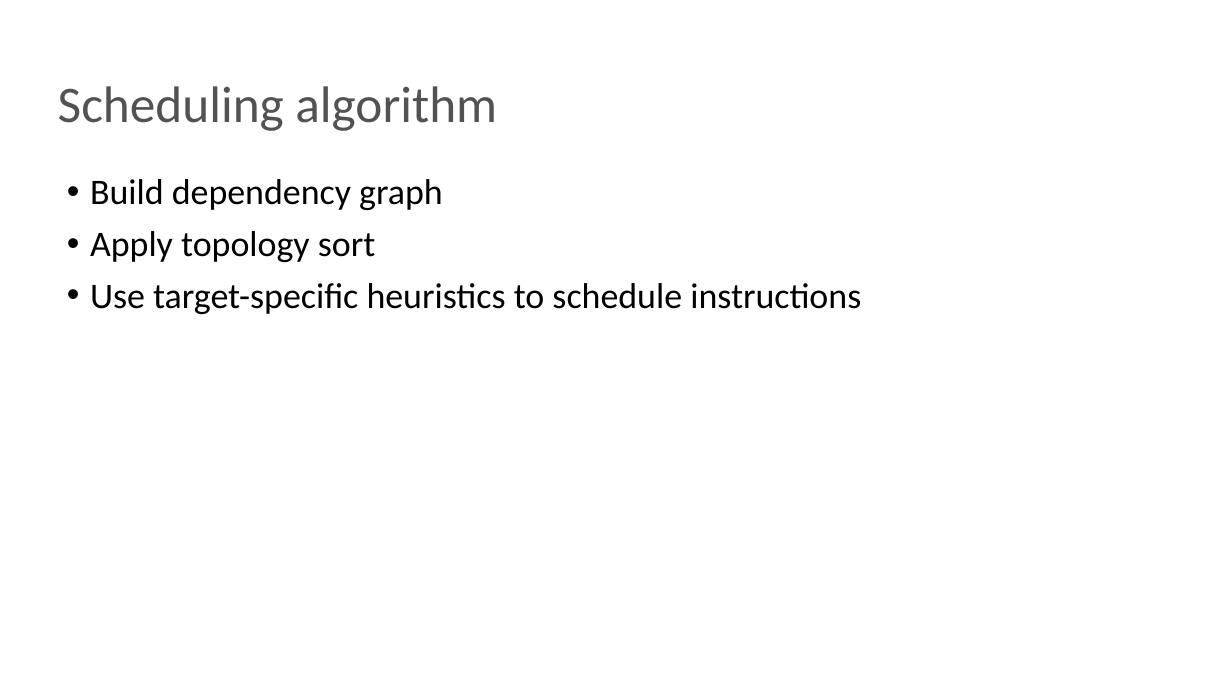
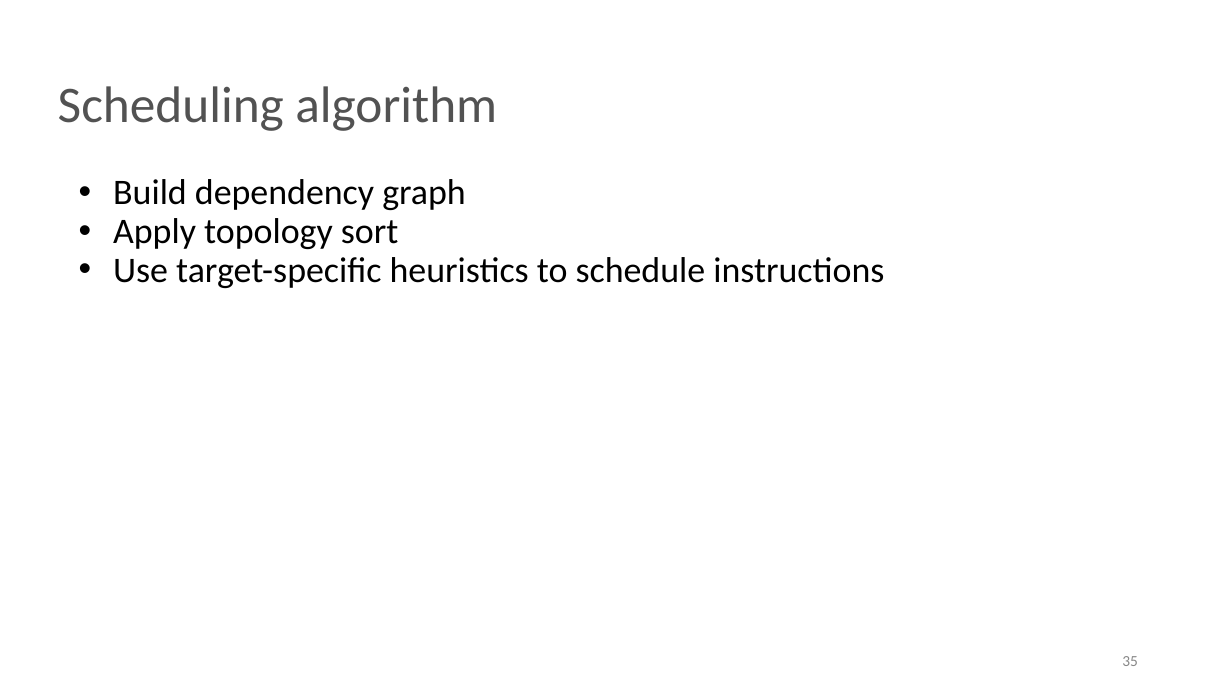
Before and after one commit to NN-complr-tech/Complr-course-lectures, a slide deck: slide 35 of 08-Backends-1.pptx (slide 28 before the commit). Drawn at 1232x693 pixels with LibreOffice and Linux fonts; fonts in the diff are those of the drawing. Boxes give left, top, right and bottom in pixels: in the first picture for what was removed or moved away, otherwise in the second. Text is boxed around its words. In the diff, an @@ line names an element or a change of style, - is before the commit and + after.

```diff
--- a/08-Backends-1.pptx
+++ b/08-Backends-1.pptx
@@ text "Build dependency graph" at <box>113,179,884,288</box>: indent changed; less space between paragraphs @@
@@ page number added at <box>1122,656,1138,666</box>, 12 pt, text #888888 @@
+35
```
Also in this commit, not shown: 28 other slides changed, 9 slides added, 1 slide removed.
